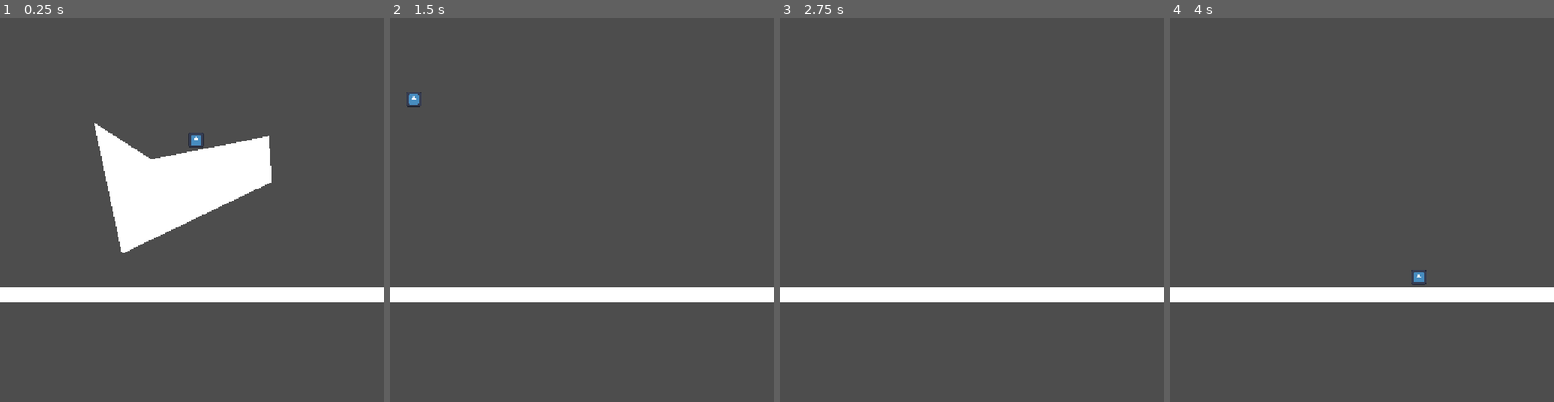
Above: before the commit, frames 1-4 (left to right).
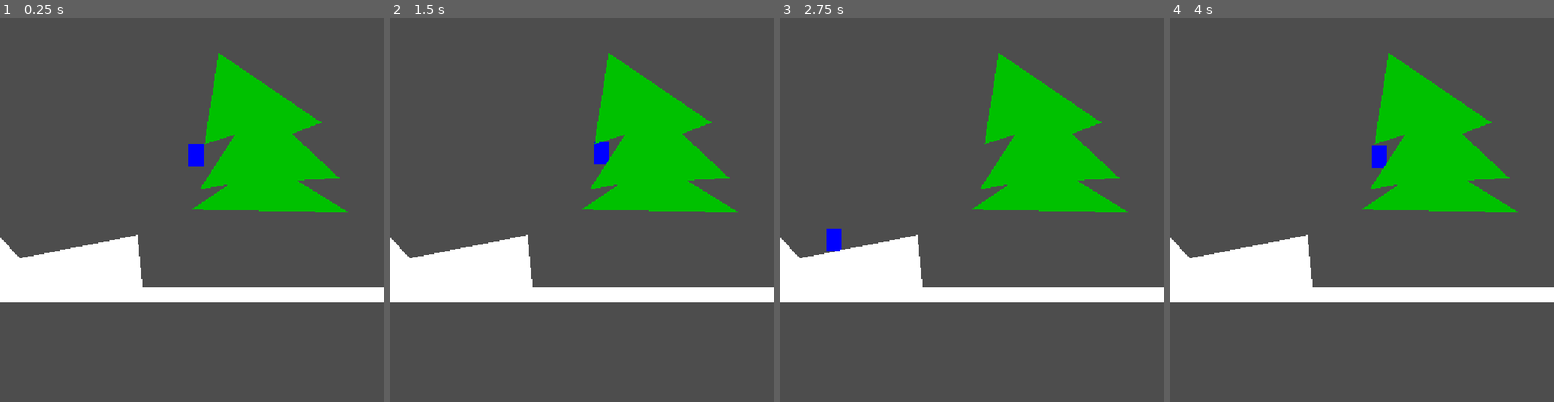
Above: after the commit, the same moments.

Repository: xorblo-doitus/OOB
Game: Godot game, scene res://src/gameplay/world/world.tscn
Two runs of this game, one before a commit and one after it. Both use one fixed random seed, a clock stepped at 60 frames per second and the inputs below. The engine's default icon, where the game draws it, is replaced by a stand-in: a white triangle on a blue panel in a dark square.
Inputs:
- Up to frame 1 (0.25 s): no input
- Up to frame 2 (1.5 s): hold D (right) from 0.53 s (still down); tap Space (jump) at 0.77 s
- Up to frame 3 (2.75 s): tap Space (jump) at 1.52 s; release D (right) at 2.03 s; hold Left (left) from 2.03 s (still down)
- Up to frame 4 (4 s): release Left (left) at 2.78 s; hold D (right) from 2.78 s (still down); tap Space (jump) at 3.02, 3.77 s

The runs differ from the first frame. In frame 1, 19% of the frame differs, in the area x 0-91%, y 9-71%; in frame 2, 13%; in frame 3, 13%; in frame 4, 13%.

Commit message:
Shaping a first level idea

Diff:
--- a/src/gameplay/entities/player.tscn
+++ b/src/gameplay/entities/player.tscn
@@ -1,17 +1,18 @@
-[gd_scene load_steps=4 format=3 uid="uid://cydou714l1g6v"]
+[gd_scene load_steps=3 format=3 uid="uid://cydou714l1g6v"]
 
 [ext_resource type="Script" path="res://src/gameplay/entities/player.gd" id="1_n2ox0"]
-[ext_resource type="Texture2D" uid="uid://btk271e0heuq2" path="res://icon.svg" id="2_ksffc"]
 
 [sub_resource type="CapsuleShape2D" id="CapsuleShape2D_vhmwp"]
 
 [node name="Player" type="CharacterBody2D"]
 script = ExtResource("1_n2ox0")
 
+[node name="ColorRect" type="ColorRect" parent="."]
+offset_left = -10.0
+offset_top = -15.0
+offset_right = 10.0
+offset_bottom = 15.0
+color = Color(0, 0, 1, 1)
+
 [node name="CollisionShape2D" type="CollisionShape2D" parent="."]
 shape = SubResource("CapsuleShape2D_vhmwp")
-
-[node name="Icon" type="Sprite2D" parent="."]
-position = Vector2(0, 1)
-scale = Vector2(0.15625, 0.15625)
-texture = ExtResource("2_ksffc")
--- a/src/gameplay/world/world.tscn
+++ b/src/gameplay/world/world.tscn
@@ -24,6 +24,20 @@
 [node name="CameraZone2" parent="." instance=ExtResource("4_et3i5")]
 position = Vector2(768, 256)
 
+[node name="PolygonTerrain" parent="." instance=ExtResource("6_t1arw")]
+position = Vector2(107, 394)
+polygon = PackedVector2Array(83, -30, -184, -30, -130, -127, -81, -74, -81, -74, 76, -105)
+
+[node name="Tree1" parent="." instance=ExtResource("6_t1arw")]
+position = Vector2(413, 213)
+color = Color(0, 0.756863, 0, 1)
+polygon = PackedVector2Array(-158, 42, -107, 8, -147, 15, -100, -58, -141, -45, -122, -167, 15, -74, -24, -59, 39, 0, -18, 3, 52, 46)
+
+[node name="Trunc" parent="." instance=ExtResource("6_t1arw")]
+position = Vector2(627, 313)
+color = Color(0.674886, 0.17881, 0, 1)
+polygon = PackedVector2Array(-86, 51, -46, -24, -15, -20, 15, 57)
+
 [node name="LongPlatform" parent="." instance=ExtResource("4_skm66")]
 position = Vector2(257, 369)
 
@@ -35,7 +49,3 @@
 
 [node name="Bloc" parent="." instance=ExtResource("5_sdugo")]
 position = Vector2(-177, 349)
-
-[node name="PolygonTerrain" parent="." instance=ExtResource("6_t1arw")]
-position = Vector2(282, 262)
-polygon = PackedVector2Array(80, -44, -120, 52, -157, -123, -81, -74, -81, -74, 76, -105)
